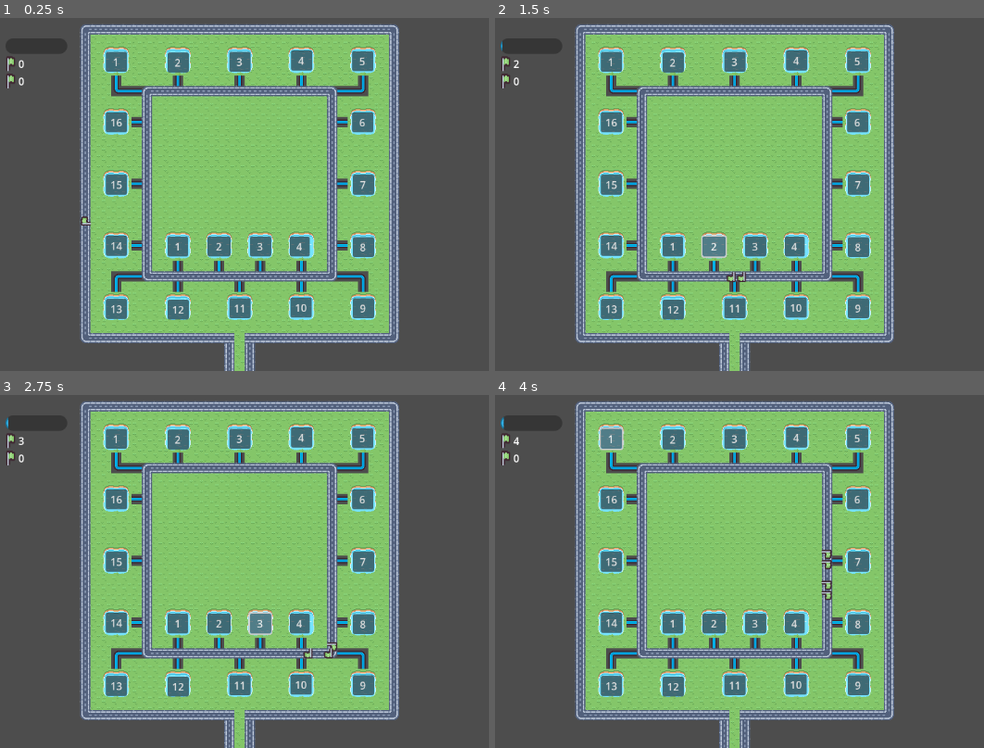
Above: before the commit, frames 1-4 (two rows, left to right).
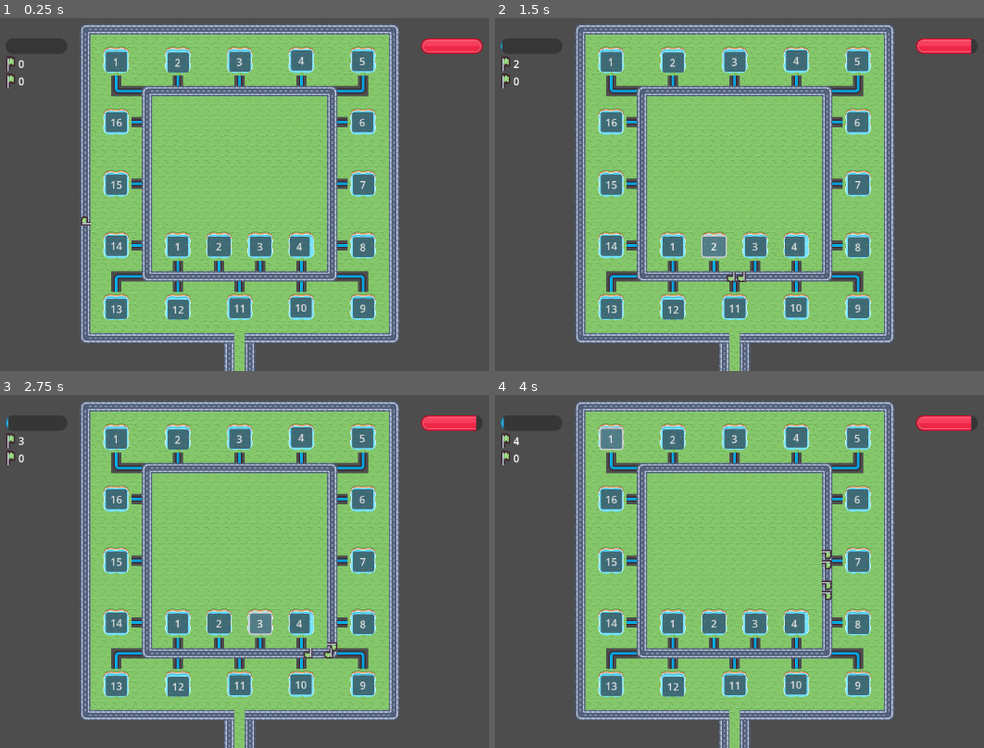
Above: after the commit, the same moments.

Repository: Jelleas/gmtk-2025
Game: Godot game, scene res://main_level.tscn
Two runs of this game, one before a commit and one after it. Both use one fixed random seed, a clock stepped at 60 frames per second and the inputs below.
Inputs:
- Up to frame 1 (0.25 s): no input
- Up to frame 2 (1.5 s): click "1" at 0.5 s; click "2" at 1.25 s
- Up to frame 3 (2.75 s): click "3" at 2 s
- Up to frame 4 (4 s): click "4" at 2.75 s; click "1" at 3.5 s

The runs differ from the first frame. In frame 1, 0.5% of the frame differs, in the area x 85-99%, y 5-11%; in frame 2, 0.5%; in frame 3, 0.5%; in frame 4, 0.5%.

Commit message:
health bar

Diff:
--- /dev/null
+++ b/assets/Vector/Red/bar_round_gloss_large.svg
@@ -0,0 +1,9 @@
+<svg width="96" height="24" xmlns="http://www.w3.org/2000/svg" xmlns:xlink="http://www.w3.org/1999/xlink">
+  <defs/>
+  <g>
+    <path stroke="none" fill="#FF627B" d="M92 12 Q92 8.7 89.65 6.35 L89.6 6.35 Q87.3 4 84 4 L12 4 Q8.7 4 6.35 6.35 4 8.7 4 12 4 15.3 6.35 17.6 L6.35 17.65 Q8.7 20 12 20 L84 20 Q87.3 20 89.6 17.65 L89.65 17.6 Q92 15.3 92 12 M4.9 4.95 L4.95 4.9 Q7.9 2 12 2 L84 2 Q88.1 2 91.05 4.95 94 7.9 94 12 94 16.1 91.05 19.05 88.1 22 84 22 L12 22 Q7.9 22 4.95 19.05 2 16.1 2 12 2 7.9 4.9 4.95"/>
+    <path stroke="none" fill="#F73F5D" d="M4 12 Q4 8.7 6.35 6.35 8.7 4 12 4 L84 4 Q87.3 4 89.6 6.35 L89.65 6.35 Q92 8.7 92 12 L4 12"/>
+    <path stroke="none" fill="#CD0B2A" d="M12 0 L84 0 Q88.95 0 92.45 3.5 96 7.05 96 12 96 16.95 92.45 20.45 88.95 24 84 24 L12 24 Q7.05 24 3.5 20.45 0 16.95 0 12 0 7.05 3.5 3.5 7.05 0 12 0 M4.9 4.95 Q2 7.9 2 12 2 16.1 4.95 19.05 7.9 22 12 22 L84 22 Q88.1 22 91.05 19.05 94 16.1 94 12 94 7.9 91.05 4.95 88.1 2 84 2 L12 2 Q7.9 2 4.95 4.9 L4.9 4.95"/>
+    <path stroke="none" fill="#EE2747" d="M92 12 Q92 15.3 89.65 17.6 L89.6 17.65 Q87.3 20 84 20 L12 20 Q8.7 20 6.35 17.65 L6.35 17.6 Q4 15.3 4 12 L92 12"/>
+  </g>
+</svg>
--- a/main_level.tscn
+++ b/main_level.tscn
@@ -16,6 +16,10 @@
 [ext_resource type="Script" uid="uid://xjggkl7wtjqu" path="res://ui/resource_tracker/resource_bar.gd" id="13_6pb3s"]
 [ext_resource type="Texture2D" uid="uid://dfj26ibwe2waf" path="res://tile_0035.png" id="13_xqiim"]
 [ext_resource type="Script" uid="uid://ch56vgnhbb8nu" path="res://ui/resource_tracker/frog_counter.gd" id="14_htena"]
+[ext_resource type="Script" uid="uid://bcit1i2pbruel" path="res://ui/monster_tracker/monster_tracker.gd" id="15_52es0"]
+[ext_resource type="Texture2D" uid="uid://d3byg07av648o" path="res://assets/Vector/bar_shadow_round_large.svg" id="15_ah7fh"]
+[ext_resource type="Texture2D" uid="uid://rp25y0uy05fv" path="res://assets/Vector/Red/bar_round_gloss_large.svg" id="16_x2wht"]
+[ext_resource type="Script" uid="uid://cixtlw5yw2iu" path="res://ui/monster_tracker/health_bar.gd" id="17_x2wht"]
 
 [sub_resource type="TileSetAtlasSource" id="TileSetAtlasSource_4mnpp"]
 texture = ExtResource("2_bhu08")
@@ -307,10 +311,23 @@
 text = "0"
 script = ExtResource("14_htena")
 
-[node name="MonsterTracker" type="VBoxContainer" parent="UI"]
-offset_right = 40.0
-offset_bottom = 40.0
+[node name="MonsterTracker" type="VBoxContainer" parent="UI" node_paths=PackedStringArray("monster_path")]
+offset_left = 849.0
+offset_top = 131.0
+offset_right = 945.0
+offset_bottom = 171.0
+script = ExtResource("15_52es0")
+monster_path = NodePath("../../MonsterPath")
+
+[node name="HealthBar" type="TextureProgressBar" parent="UI/MonsterTracker"]
+layout_mode = 2
+value = 100.0
+texture_under = ExtResource("15_ah7fh")
+texture_progress = ExtResource("16_x2wht")
+script = ExtResource("17_x2wht")
 
 [node name="TotemInterface" parent="." node_paths=PackedStringArray("resource_manager") instance=ExtResource("8_eqmdw")]
 resource_manager = NodePath("../ResourcePath")
 totem_scene = ExtResource("6_4mnpp")
+
+[connection signal="child_exiting_tree" from="MonsterPath" to="MonsterPath" method="_on_child_exiting_tree"]
--- a/monster.gd
+++ b/monster.gd
@@ -2,7 +2,7 @@
 
 class_name Monster
 
-signal monster_escape(cost: int)
+signal monster_escape(monster: Monster)
 
 const LOOP_SECONDS = 20
 
@@ -25,5 +25,5 @@
 
 func escape():
 	print("escaped")
-	monster_escape.emit(escape_cost)
+	monster_escape.emit(self)
 	queue_free()
--- a/monster_path.gd
+++ b/monster_path.gd
@@ -1,7 +1,11 @@
 extends Path2D
+
+signal monster_escape(monster: Monster)
 
 @export var monster_scene: PackedScene
 @export var loop_seconds: float = 10
+
+var monsters: Array[Monster]
 
 func _ready() -> void:
 	spawn(Monster.Type.BLOB)
@@ -14,7 +18,12 @@
 	monster.init(type)
 	add_child(monster)
 
+	monsters.append(monster)
+
 	monster.monster_escape.connect(_on_monster_escape)
 
-func _on_monster_escape(cost: int):
-	print(cost)
+func _on_monster_escape(monster: Monster):
+	monster_escape.emit(monster)
+
+func _on_child_exiting_tree(node: Node) -> void:
+	monsters.erase(node)
--- /dev/null
+++ b/ui/monster_tracker/health_bar.gd
@@ -0,0 +1,17 @@
+extends TextureProgressBar
+
+var max_health: int = 100
+
+var monster_path: Path2D
+var initialized = false
+
+func _ready() -> void:
+	add_to_group("monster_trackers")
+
+func init(monster_path_: Path2D) -> void:
+	monster_path = monster_path_
+	initialized = true
+	monster_path.monster_escape.connect(_on_monster_escape)
+
+func _on_monster_escape(monster: Monster):
+	value -= monster.escape_cost
--- /dev/null
+++ b/ui/monster_tracker/monster_tracker.gd
@@ -0,0 +1,6 @@
+extends VBoxContainer
+
+@export var monster_path: Path2D;
+
+func _ready() -> void:
+	get_tree().call_group("monster_trackers", "init", monster_path)
Renamed: assets/Vector/bar_round_gloss_large.svg -> assets/Vector/Blue/bar_round_gloss_large.svg
Not shown, added: assets/Vector/Blue/bar_round_gloss_large.svg.import
Not shown, changed: assets/Vector/Red/bar_round_gloss_large.svg.import
Not shown: 1 places in main_level.tscn that only renumber resources
Not shown, added: ui/monster_tracker/health_bar.gd.uid
Not shown, added: ui/monster_tracker/monster_tracker.gd.uid
